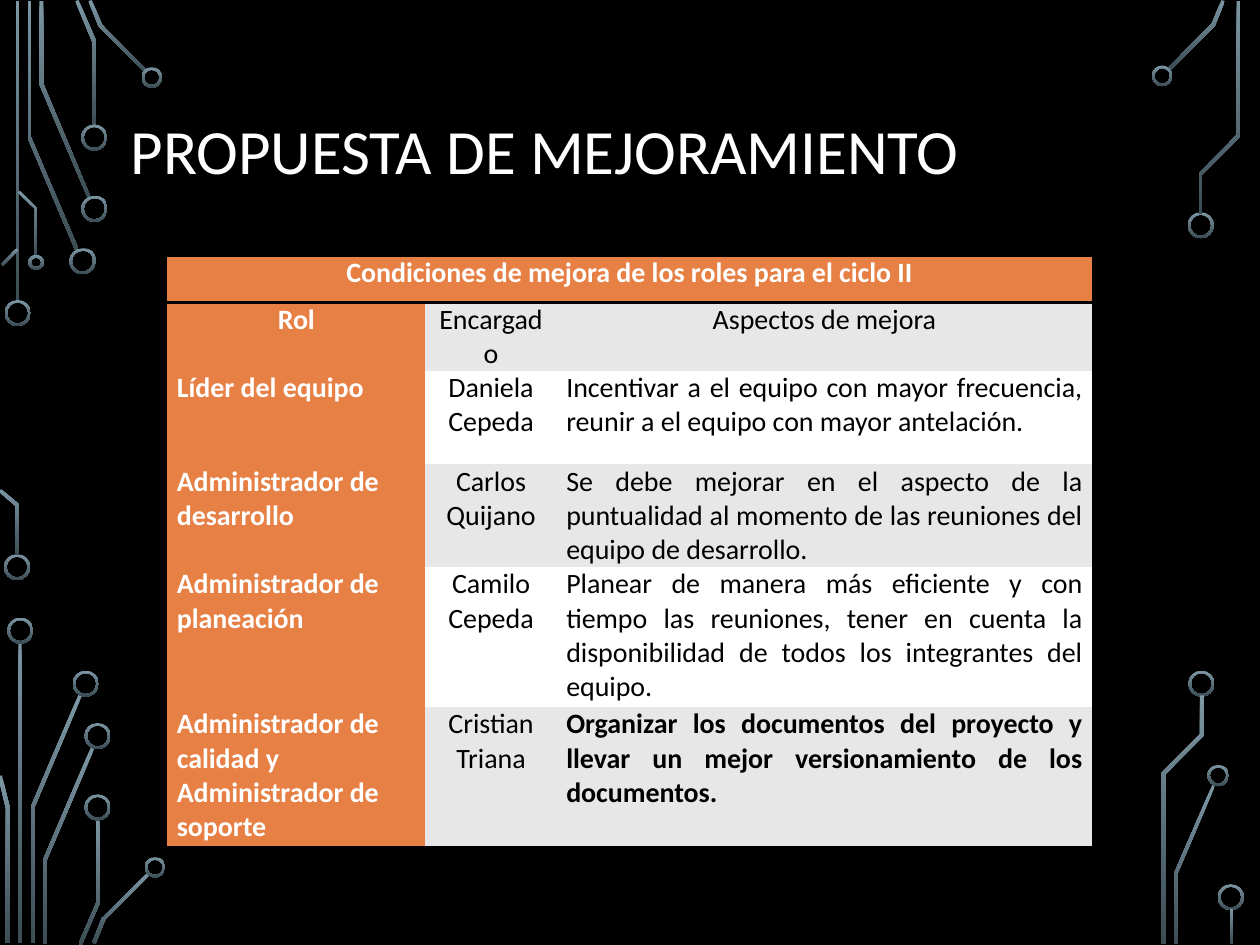
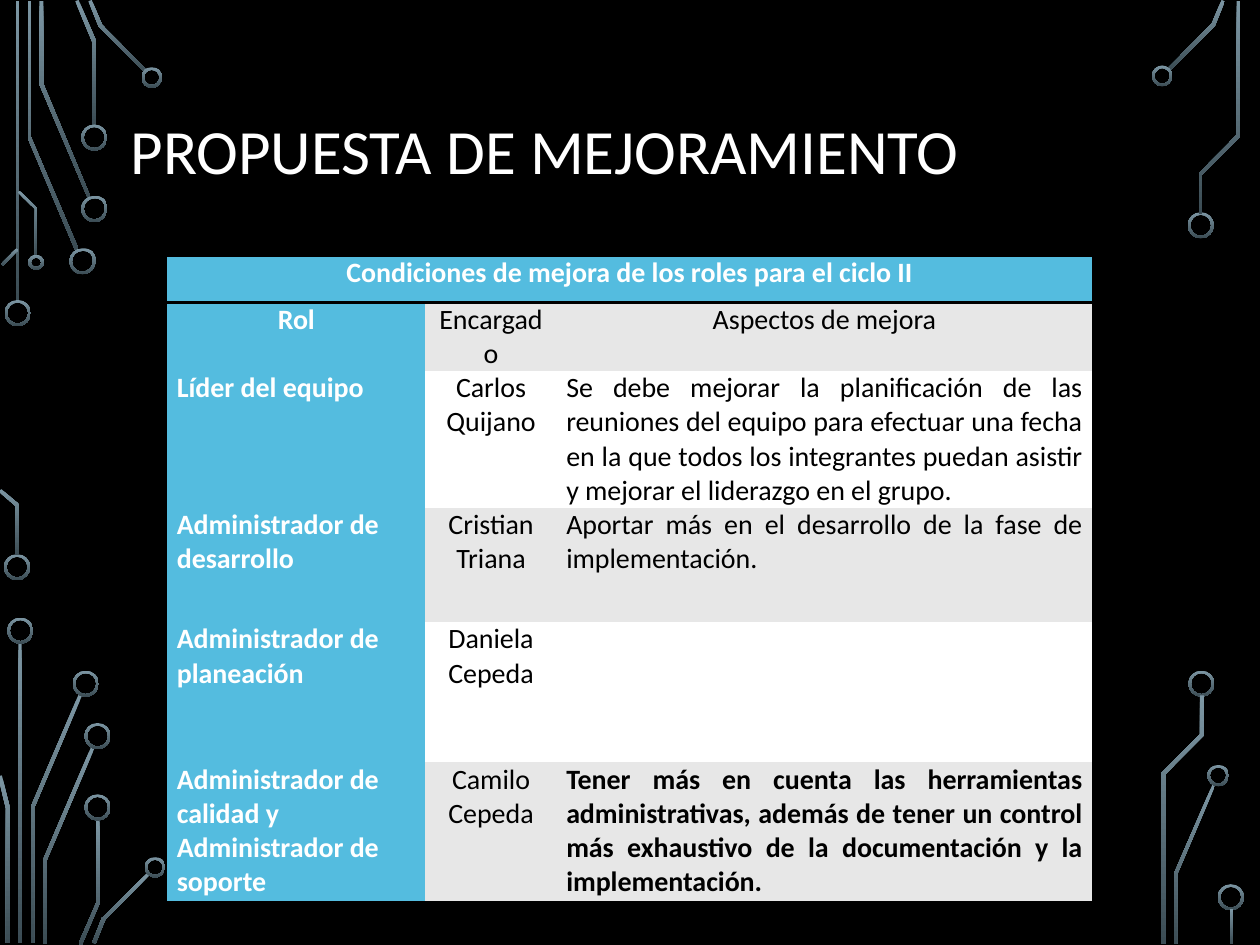
Before and after one commit to camiloXweird/IngenieriaDeSoftware, a slide deck: slide 24 of Documentos/Presentacion_PosmortemCiclo2.pptx (slide 22 before the commit). Drawn at 1260x945 pixels with LibreOffice and Linux fonts; fonts in the diff are those of the drawing; background and template pictures are left out. Boxes give left, top, right and bottom in pixels: in the first picture for what was removed or moved away, otherwise in the second. Text is boxed around its words. In the diff, an @@ line names an element or a change of style, - is before the commit and + after.

```diff
--- a/Documentos/Presentacion_PosmortemCiclo2.pptx
+++ b/Documentos/Presentacion_PosmortemCiclo2.pptx
@@ table at (168,256,1092,900) @@
-row 3, column 2: Daniela Cepeda
+row 3, column 2: Carlos Quijano
-row 3, column 3: Incentivar a el equipo con mayor frecuencia, reunir a el equipo con mayor antelación.
+row 3, column 3: Se debe mejorar la planificación de las reuniones del equipo para efectuar una fecha en la que todos los integrantes puedan asistir y mejorar el liderazgo en el grupo.
-row 4, column 2: Carlos Quijano
+row 4, column 2: Cristian Triana
-row 4, column 3: Se debe mejorar en el aspecto de la puntualidad al momento de las reuniones del equipo de desarrollo.
+row 4, column 3: Aportar más en el desarrollo de la fase de implementación.
-row 5, column 2: Camilo Cepeda
+row 5, column 2: Daniela Cepeda
-row 5, column 3: Planear de manera más eficiente y con tiempo las reuniones, tener en cuenta la disponibilidad de todos los integrantes del equipo.
+row 5, column 3: 
-row 6, column 2: Cristian Triana
+row 6, column 2: Camilo Cepeda
-row 6, column 3: Organizar los documentos del proyecto y llevar un mejor versionamiento de los documentos.
+row 6, column 3: Tener más en cuenta las herramientas administrativas, además de tener un control más exhaustivo de la documentación y la implementación.
@@ fill #E78045 to #54BCDF in 6 cells @@
```
Also in this commit, not shown: 14 other slides changed, 4 slides added, 2 slides removed, 1 other file.
